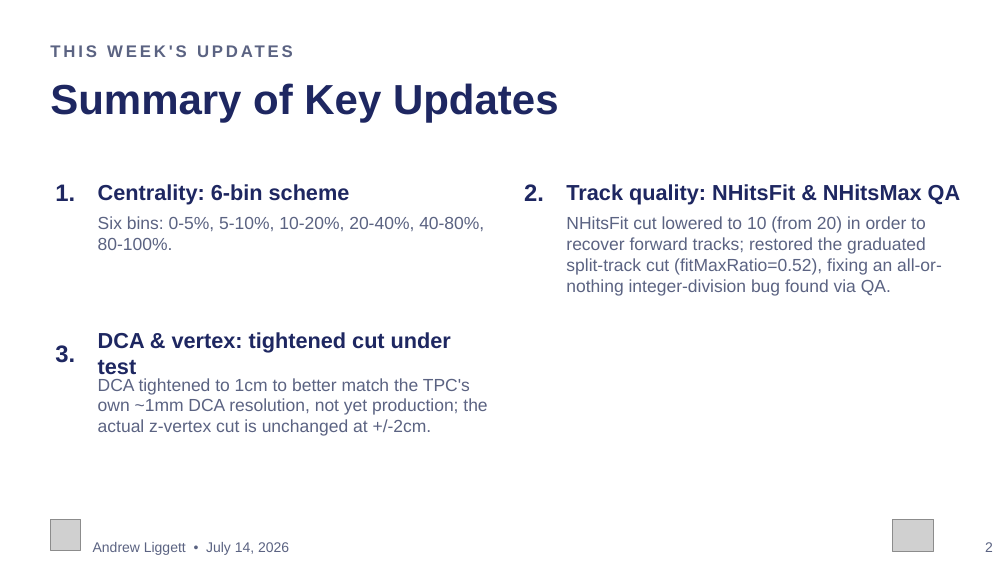
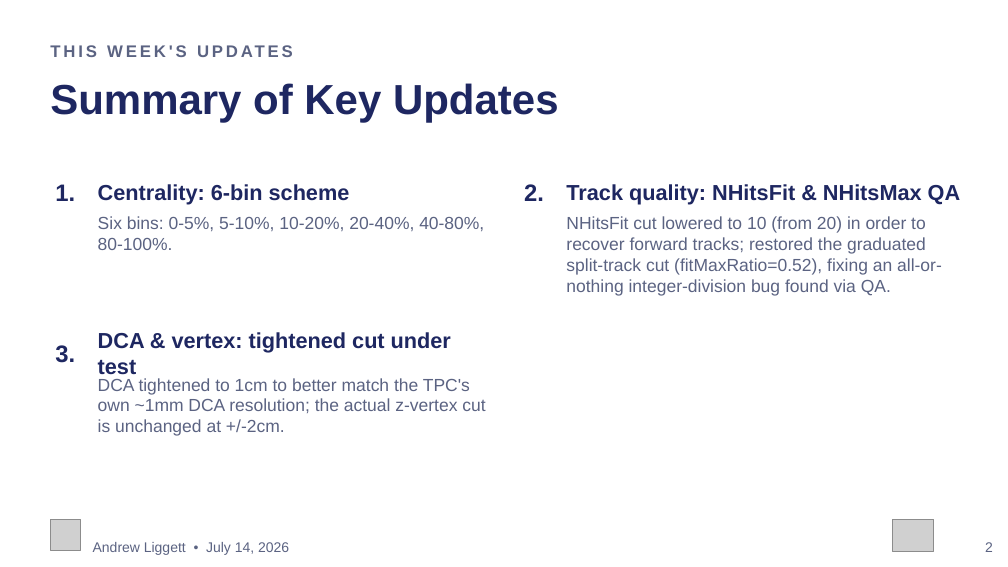
Before and after one commit to liggett2820/lightflavorspectra_OO200, a slide deck: slide 2 of docs/OO200_Spectra_Status_Update.pptx. Drawn at 1008x567 pixels with LibreOffice and Linux fonts; fonts in the diff are those of the drawing; grey boxes stand for pictures. Boxes give left, top, right and bottom in pixels: in the first picture for what was removed or moved away, otherwise in the second. Text is boxed around its words. In the diff, an @@ line names an element or a change of style, - is before the commit and + after.

Commit message:
Remove 'not yet production' from DCA bullet

```diff
--- a/docs/OO200_Spectra_Status_Update.pptx
+++ b/docs/OO200_Spectra_Status_Update.pptx
@@ text at box(98, 378, 485, 436): text changed @@
-DCA tightened to 1cm to better match the TPC's own ~1mm DCA resolution, not yet production; the actual z-vertex cut is unchanged at +/-2cm.
+DCA tightened to 1cm to better match the TPC's own ~1mm DCA resolution; the actual z-vertex cut is unchanged at +/-2cm.
```
